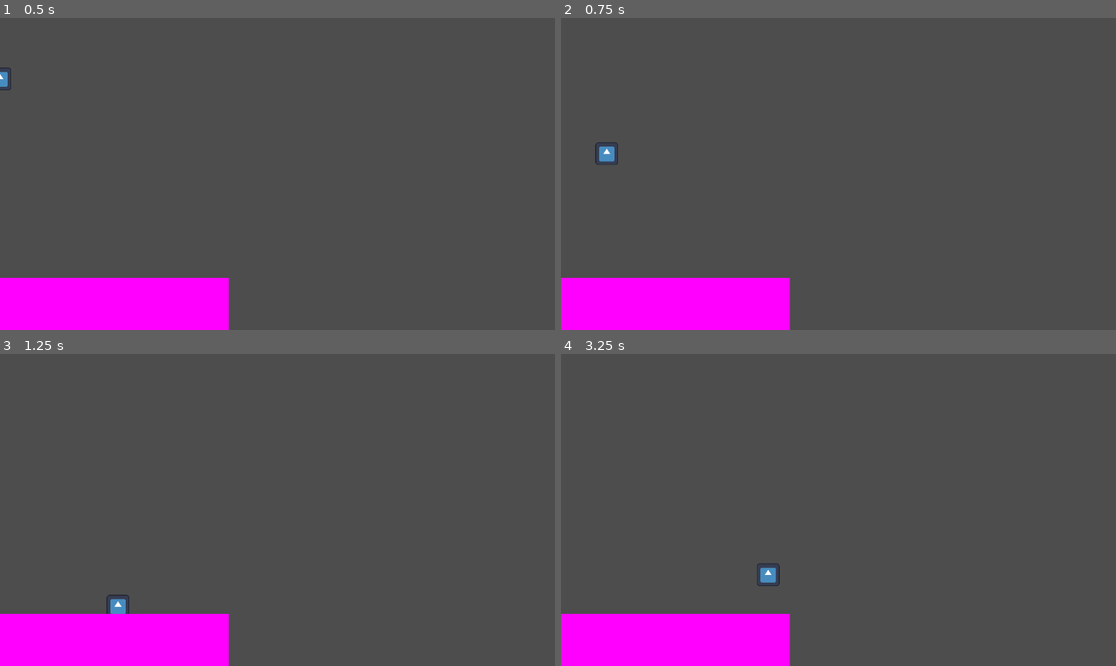
Above: before the commit, frames 1-4 (two rows, left to right).
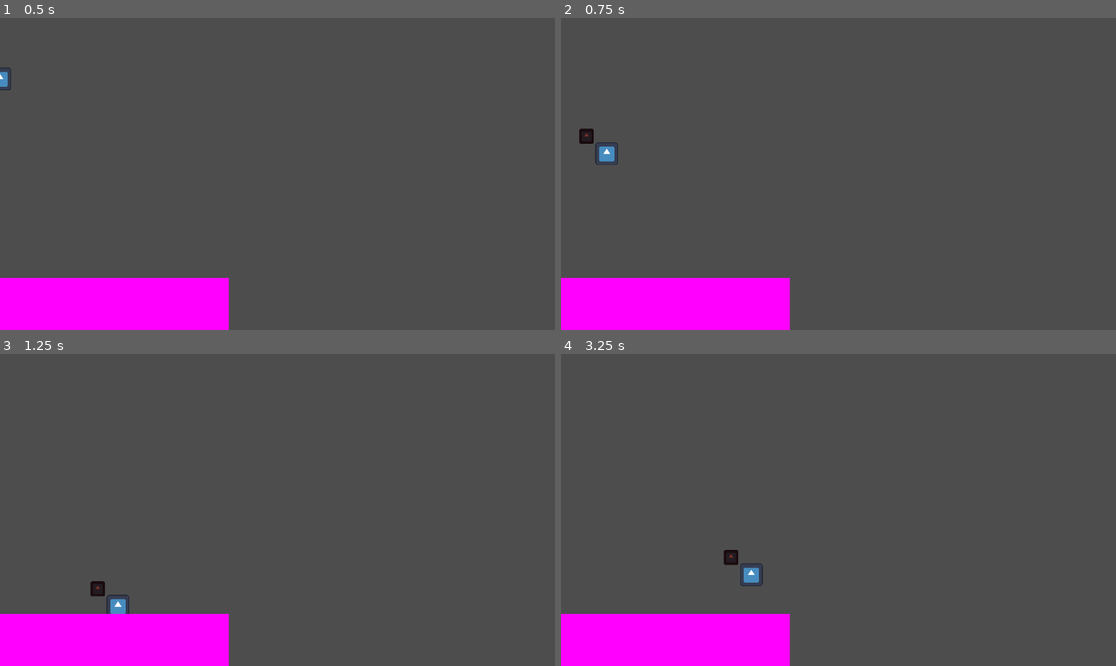
Above: after the commit, the same moments.

Repository: salamey19/washingshoujo
Game: Godot game, scene res://levels/test_level.tscn
The game is run twice, just before and just after one commit, with the same random seed, the same clock (stepped at 60 frames per second) and the same inputs. The engine's default icon, where the game draws it, is replaced by a stand-in: a white triangle on a blue panel in a dark square.
Inputs (mouse positions are in pixels of both pictures, inside the frame that each line leads up to):
- Up to frame 1 (0.5 s): no input
- Up to frame 2 (0.75 s): tap Enter at 0.5 s; move the mouse to (960, 158) at 0.52 s; hold D (move_right) from 0.53 s (still down); hold F (ability1, bound only after the commit) from 0.53 s (still down); tap Shift (dash) at 0.6 s; click (960, 158) at 0.67 s
- Up to frame 3 (1.25 s): keep holding D (move_right); keep holding F (ability1, bound only after the commit); tap Space (jump) at 0.77 s
- Up to frame 4 (3.25 s): move the mouse to (727, 525) at 1.27 s; release F (ability1, bound only after the commit) at 1.28 s; tap F (ability1, bound only after the commit) at 1.35 s; click (727, 525) at 1.42 s; tap Space (jump) at 1.52, 3.02 s; tap G (ability2, bound only after the commit) at 1.55 s; move the mouse to (894, 441) at 2.02 s; release D (move_right) at 2.03 s; hold A (move_left) 2.03-2.78 s; hold G (ability2, bound only after the commit) 2.03-2.78 s; click (894, 441) at 2.3 s; move the mouse to (810, 572) at 2.77 s; hold D (move_right) from 2.78 s (still down); click (810, 572) at 2.85 s; tap Shift (dash) at 3.05 s

Frame 1 is identical in both runs. In frame 2, 0.1% of the frame differs, in the area x 3-6%, y 35-41%; in frame 3, 0.1%; in frame 4, 0.5%, in the area x 29-40%, y 62-75%.

Commit message:
added the ability and familiar framework

Diff:
--- /dev/null
+++ b/components/player/abilities.gd
@@ -0,0 +1,68 @@
+extends Node2D
+
+
+#Handling abilities and attacks here
+
+@onready var player: CharacterBody2D = $".."
+
+@onready var ability_used_this_beat : bool = false
+@onready var charges: Node2D = $Charges
+
+const FAMILIAR = preload("res://components/player/familiar.tscn")
+@onready var familiar_pos_1 : Vector2 = Vector2(-42, -36)
+@onready var familiar_pos_2 : Vector2 = Vector2(0, -45)
+@onready var familiar_pos_3 : Vector2 = Vector2(42, -36)
+# Called when the node enters the scene tree for the first time.
+func _ready() -> void:
+	player.player_on_beat.connect(on_beat_weapon)
+	player.charge_added.connect(on_charge_added)
+
+
+func on_beat_weapon() -> void:
+	ability_used_this_beat = false
+
+
+var child_temp : int = 0
+#handle adding familiars here
+func on_charge_added() -> void:
+	charges.add_child(FAMILIAR.instantiate())
+	child_temp = charges.get_child_count() - 1
+
+	#based on child, change position
+	if child_temp == 0:
+		charges.get_child(child_temp).visible = true
+	elif child_temp == 1:
+		charges.get_child(child_temp).position = familiar_pos_2
+		charges.get_child(child_temp).visible = true
+	elif child_temp == 2:
+		charges.get_child(child_temp).position = familiar_pos_3
+		charges.get_child(child_temp).visible = true
+	else:
+		print("Error: overloaded the children")
+
+
+
+#tie ability speed to bpm??
+func _unhandled_input(event: InputEvent) -> void:
+
+	if player.is_on_beat and !ability_used_this_beat:
+		if event.is_action_pressed("attack"):
+			#do basic attack bonk
+			print("basic attack")
+			ability_used_this_beat = true
+		if player.current_charges > 0:
+			if event.is_action_pressed("ability1"):
+				print("ability1")
+				player.current_charges -= 1
+
+				ability_used_this_beat = true
+			if event.is_action_pressed("ability2"):
+				print("ability2")
+				player.current_charges = 0
+				ability_used_this_beat = true
+
+
+
+# Called every frame. 'delta' is the elapsed time since the previous frame.
+func _process(delta: float) -> void:
+	pass
--- /dev/null
+++ b/components/player/familiar.tscn
@@ -0,0 +1,10 @@
+[gd_scene load_steps=2 format=3 uid="uid://cs6a7sw446unp"]
+
+[ext_resource type="Texture2D" uid="uid://cvbjbibja0uc5" path="res://icon.svg" id="1_oac4a"]
+
+[node name="Familiar" type="Sprite2D"]
+visible = false
+modulate = Color(0.495848, 0.19083, 0.174051, 1)
+position = Vector2(-42, -36)
+scale = Vector2(0.234375, 0.242187)
+texture = ExtResource("1_oac4a")
--- a/components/player/player.gd
+++ b/components/player/player.gd
@@ -1,55 +1,63 @@
 extends CharacterBody2D
 
+
+#movement
+const SPEED = 300.0
+const JUMP_VELOCITY = -400.0
+
+const DASH_SPEED = 800
+var dashed_this_beat : bool = false
+
+@onready var animation_player: AnimationPlayer = $AnimationPlayer
+
+# Get the gravity from the project settings to be synced with RigidBody nodes.
+var gravity: int = ProjectSettings.get_setting("physics/2d/default_gravity")
+
+#beat stuff
+var is_on_beat : bool = true
+var beat_index : int = 0
+var current_index : int = 0
+
+@export var grace_max : float = 0.9
+@export var grace_min : float = 0.3
 
 #ideas balls act as charges up to 3
 #charges can block damage, but lose charge
 #charges can be used for abilities
+#regain a charge automatically every x beat??
+
+#Abilities
+const MAX_CHARGES = 3
+@onready var current_charges : int = 0
 
 
-const SPEED = 300.0
-const JUMP_VELOCITY = -400.0
-const DASH_SPEED = 800
-@onready var animation_player: AnimationPlayer = $AnimationPlayer
-
-# Get the gravity from the project settings to be synced with RigidBody nodes.
-var gravity: int = ProjectSettings.get_setting("physics/2d/default_gravity")
-var is_on_beat : bool = true
-var beat_index : int = 0
-var current_index : int = 0
 
 func _ready() -> void:
 	BeatDirector.beat.connect(on_beat)
 	BeatDirector.play_song("peritune_scene_tragic")
 
 
+signal player_on_beat
 func on_beat(index) -> void:
 
 	if !(index % 3):
+		dashed_this_beat = false
 		beat_index = index
 		#print(index)
 		is_on_beat = true
+		player_on_beat.emit()
 		animation_player.play("player_on_beat")
 
 
 func _physics_process(delta: float) -> void:
-	# Add the gravity.
-	#print(beat_index)
-	#print(BeatDirector.get_beat_offset(beat_index))
-	if BeatDirector.get_beat_offset(beat_index) < .3:
+
+	if BeatDirector.get_beat_offset(beat_index) < grace_min:
 		is_on_beat = true
-		#print("early")
-		#print("bad")
-	elif BeatDirector.get_beat_offset(beat_index) >= .9:
+	elif BeatDirector.get_beat_offset(beat_index) >= grace_max:
 		is_on_beat = true
-		#print("delay")
 	else:
 		is_on_beat = false
-		#print("good")
 
-	if is_on_beat:
-		print("dash")
-	else:
-		print("noot")
 	if not is_on_floor():
 		velocity.y += gravity * delta
 
@@ -67,9 +75,17 @@
 		velocity.x = move_toward(velocity.x, 0, SPEED)
 
 
-	#dash stuff, should be able to dash on every beat
-	if Input.is_action_just_pressed("dash") and is_on_beat:
+	#dash stuff, should be able to dash once on every beat
+	if Input.is_action_just_pressed("dash") and is_on_beat and !dashed_this_beat:
+		dashed_this_beat = true
 		print("dash")
 		velocity.x = direction * 3 * DASH_SPEED
+		add_charge()
 
 	move_and_slide()
+
+signal charge_added
+func add_charge() -> void:
+	if not ((current_charges + 1) > MAX_CHARGES):
+		current_charges += 1
+		charge_added.emit()
--- a/components/player/player.tscn
+++ b/components/player/player.tscn
@@ -1,7 +1,8 @@
-[gd_scene load_steps=7 format=3 uid="uid://bgoiy1vdujhr"]
+[gd_scene load_steps=8 format=3 uid="uid://bgoiy1vdujhr"]
 
 [ext_resource type="Texture2D" uid="uid://cvbjbibja0uc5" path="res://icon.svg" id="1_1hn02"]
 [ext_resource type="Script" path="res://components/player/player.gd" id="1_vyv0g"]
+[ext_resource type="Script" path="res://components/player/abilities.gd" id="3_4170l"]
 
 [sub_resource type="CapsuleShape2D" id="CapsuleShape2D_iew1x"]
 
@@ -57,3 +58,8 @@
 libraries = {
 "": SubResource("AnimationLibrary_hysdy")
 }
+
+[node name="Weapon" type="Node2D" parent="."]
+script = ExtResource("3_4170l")
+
+[node name="Charges" type="Node2D" parent="Weapon"]
--- a/project.godot
+++ b/project.godot
@@ -52,6 +52,21 @@
 "events": [Object(InputEventKey,"resource_local_to_scene":false,"resource_name":"","device":-1,"window_id":0,"alt_press …(195 unchanged characters)…
 ]
 }
+attack={
+"deadzone": 0.5,
+"events": [Object(InputEventMouseButton,"resource_local_to_scene":false,"resource_name":"","device":-1,"window_id":0,"alt_pressed":false,"shift_pressed":false,"ctrl_pressed":false,"meta_pressed":false,"button_mask":0,"position":Vector2(0, 0),"global_position":Vector2(0, 0),"factor":1.0,"button_index":1,"canceled":false,"pressed":false,"double_click":false,"script":null)
+]
+}
+ability1={
+"deadzone": 0.5,
+"events": [Object(InputEventKey,"resource_local_to_scene":false,"resource_name":"","device":-1,"window_id":0,"alt_pressed":false,"shift_pressed":false,"ctrl_pressed":false,"meta_pressed":false,"pressed":false,"keycode":0,"physical_keycode":70,"key_label":0,"unicode":102,"location":0,"echo":false,"script":null)
+]
+}
+ability2={
+"deadzone": 0.5,
+"events": [Object(InputEventKey,"resource_local_to_scene":false,"resource_name":"","device":-1,"window_id":0,"alt_pressed":false,"shift_pressed":false,"ctrl_pressed":false,"meta_pressed":false,"pressed":false,"keycode":0,"physical_keycode":71,"key_label":0,"unicode":103,"location":0,"echo":false,"script":null)
+]
+}
 
 [rendering]
 
Not shown: 1 places in default_bus_layout.tres that only renumber resources
